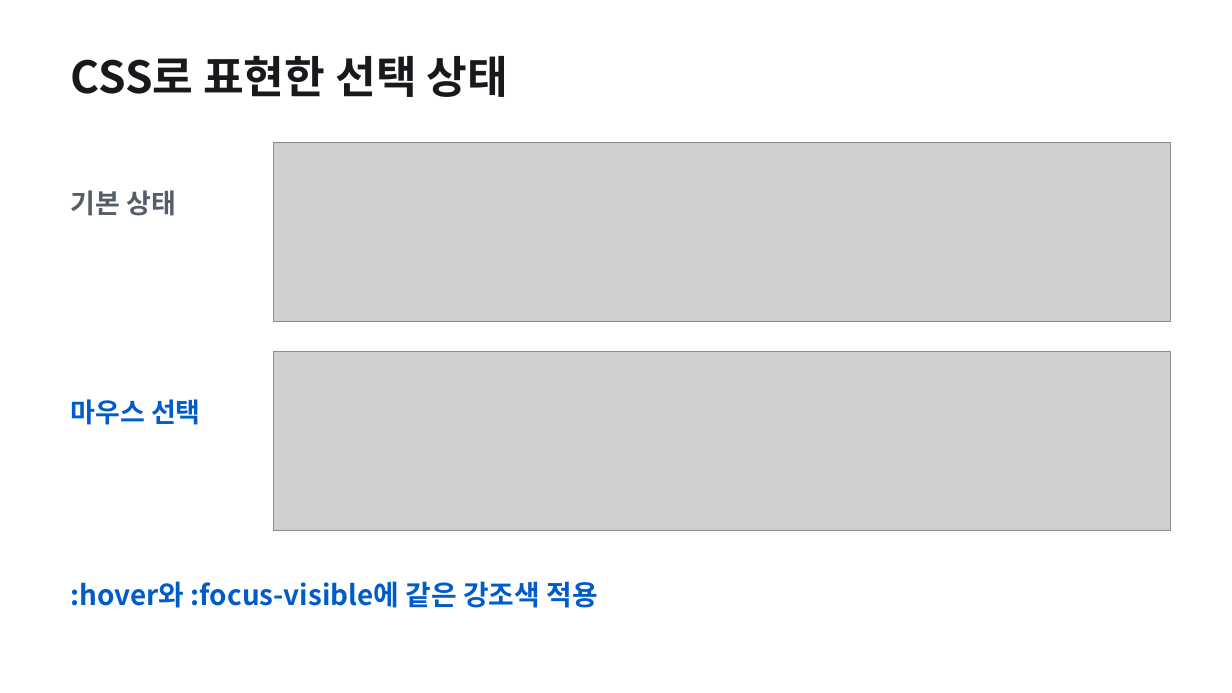
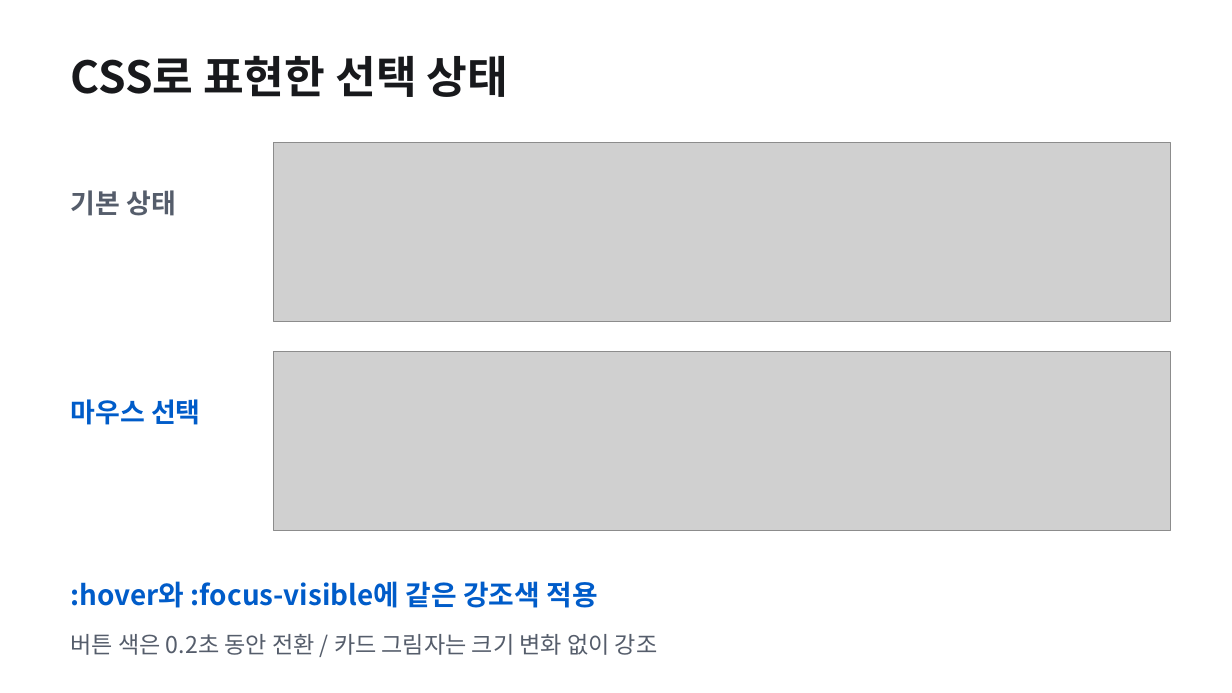
Before and after one commit to Cocode96/AX-web-clone, a slide deck: slide 8 of docs/presentation/customer-service.pptx (slide 6 before the commit). Drawn at 1232x693 pixels with LibreOffice and Linux fonts; fonts in the diff are those of the drawing; grey boxes stand for pictures. Boxes give left, top, right and bottom in pixels: in the first picture for what was removed or moved away, otherwise in the second. Text is boxed around its words. In the diff, an @@ line names an element or a change of style, - is before the commit and + after.

```diff
--- a/docs/presentation/customer-service.pptx
+++ b/docs/presentation/customer-service.pptx
@@ text added at (x1=71, y1=634, x2=658, y2=655), 18 pt, text #555D6B @@
+버튼 색은 0.2초 동안 전환 / 카드 그림자는 크기 변화 없이 강조
```
Also in this commit, not shown: 4 other slides changed, 2 slides added.
